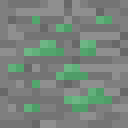
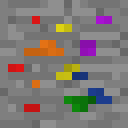
Before/after of a 128px x 128px layered artwork. What changed in the layer stack:
moved "Layer 0" above "Layer 0 copy" over [8, 16, 112, 112]
painted on "Layer 0 copy" over [8, 16, 112, 112]
